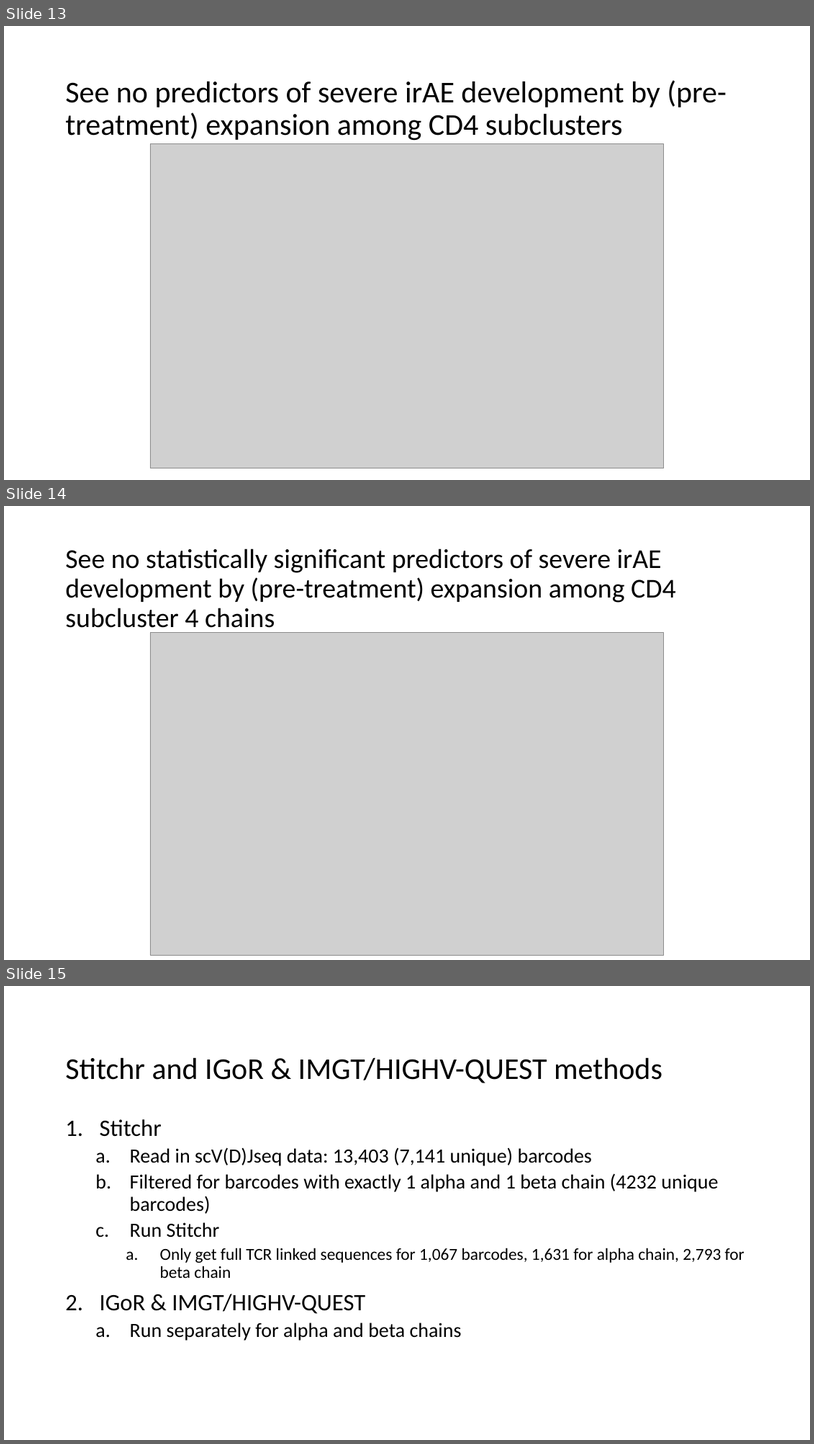
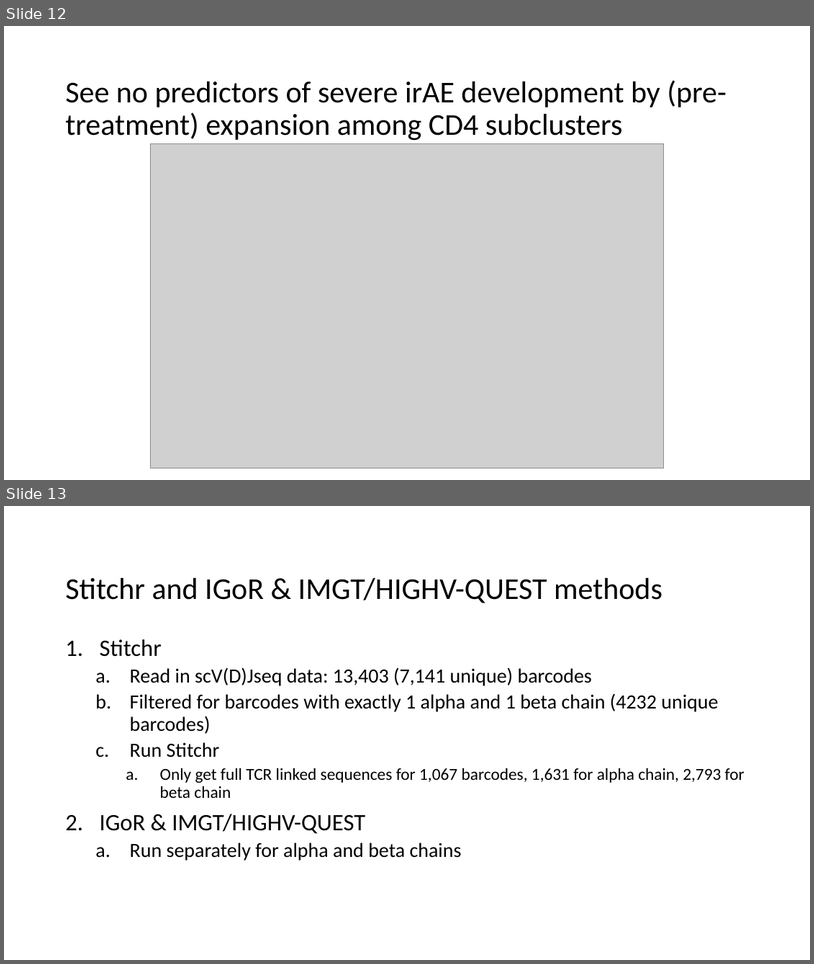
Before and after one commit to tybottorff/bottorffdocs, a slide deck: linsley_postdoc/presentations/weekly_meetings/10_19_23.pptx. Shown one above the other, each under a label of ours: slides 13, 14 and 15 before the commit, slides 12 and 13 after it. The pictures are 814x1444 and 814x964 pixels, drawn with LibreOffice and Linux fonts; fonts in the diff are those of the drawing; grey boxes stand for pictures. Boxes give left, top, right and bottom in pixels: in the first picture for what was removed or moved away, otherwise in the second. Text is boxed around its words. In the diff, an @@ line names an element or a change of style, - is before the commit and + after.

```diff
--- a/linsley_postdoc/presentations/weekly_meetings/10_19_23.pptx
+++ b/linsley_postdoc/presentations/weekly_meetings/10_19_23.pptx
@@ slide 14 removed at box(4, 506, 810, 960), background #FFFFFF @@
@@ title removed at box(65, 548, 676, 634) @@
-See no statistically significant predictors of severe irAE development by (pre-treatment) expansion among CD4 subcluster 4 chains
@@ picture removed at box(150, 633, 665, 955) @@
@@ what was slide 13 is now slide 12 @@
@@ what was slide 15 is now slide 13 @@
```
Also in this commit, not shown: 6 slides changed, 4 slides added, 1 other slide removed.
